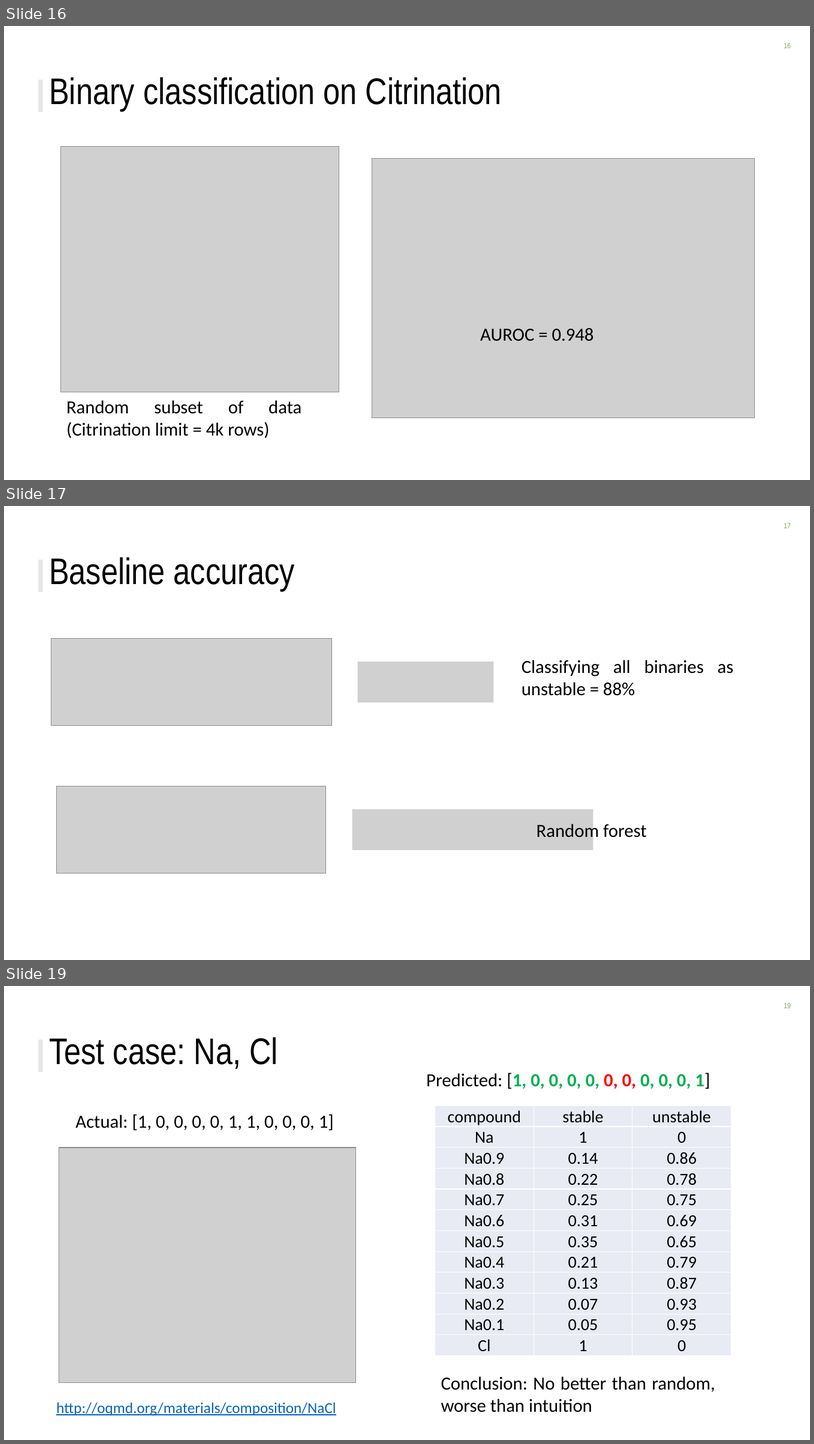
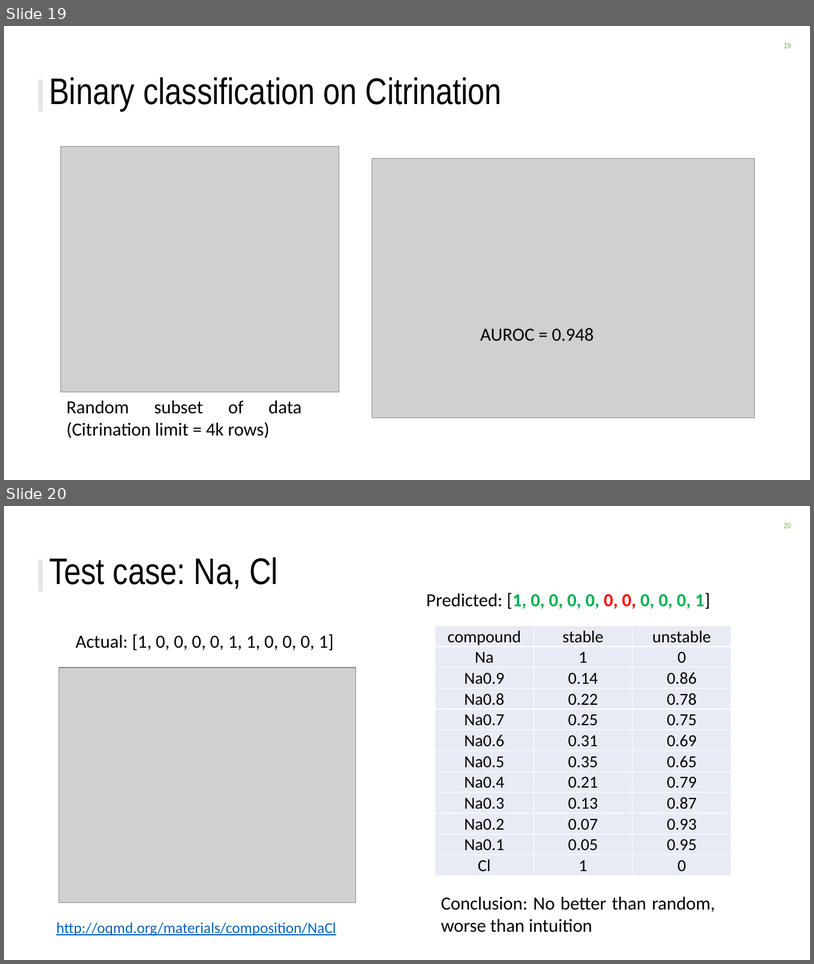
Before and after one commit to ckborg/DSE_challenge, a slide deck: DSE_challenge_slides.pptx. Shown one above the other, each under a label of ours: slides 16, 17 and 19 before the commit, slides 19 and 20 after it; the slides between them are not shown. The pictures are 814x1444 and 814x964 pixels, drawn with LibreOffice and Linux fonts; fonts in the diff are those of the drawing; grey boxes stand for pictures; background and template pictures are left out. Boxes give left, top, right and bottom in pixels: in the first picture for what was removed or moved away, otherwise in the second. Text is boxed around its words. In the diff, an @@ line names an element or a change of style, - is before the commit and + after.

```diff
--- a/DSE_challenge_slides.pptx
+++ b/DSE_challenge_slides.pptx
@@ slide 17 removed at (4,506,810,960), background #FFFFFF; not listed: 2 template elements that a slide beside it also shows @@
@@ title removed at (49,557,295,591) @@
-Baseline accuracy
@@ picture removed at (51,639,331,726) @@
@@ picture removed at (358,661,494,702) @@
@@ text removed at (522,660,734,696) @@
-Classifying all binaries as unstable = 88%
@@ picture removed at (57,786,326,873) @@
@@ picture removed at (353,809,594,850) @@
@@ text removed at (537,821,647,841) @@
-Random forest
@@ what was slide 16 is now slide 19 @@
@@ what was slide 19 is now slide 20 @@
@@ page number at (784,523,791,528): text changed @@
-19
+20
```
Also in this commit, not shown: 7 slides changed, 3 slides added, 4 other slides removed, 1 other file.
